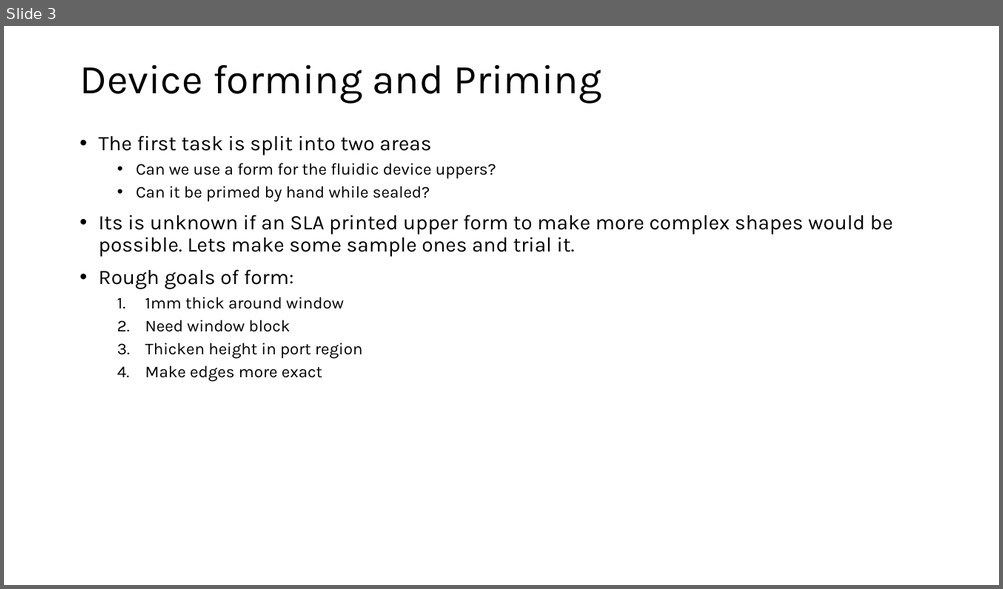
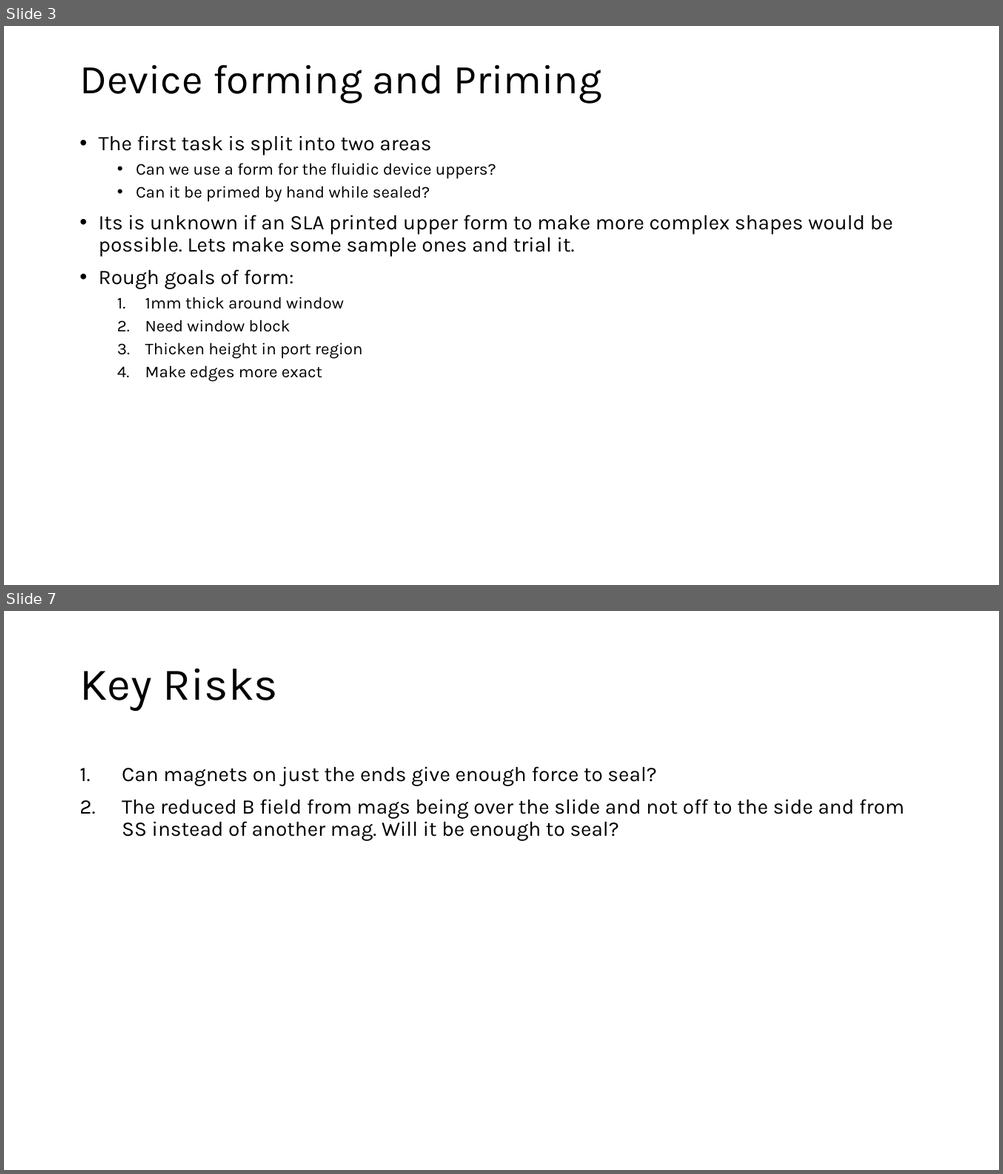
Before and after one commit to mdanderson03/SpectrePlex, a slide deck: Presentation/Commercial Prototype Production.pptx. Shown one above the other, each under a label of ours: slide 3 before the commit, slides 3 and 7 after it; the slides between them are not shown. The pictures are 1003x589 and 1003x1174 pixels, drawn with LibreOffice and Linux fonts; fonts in the diff are those of the drawing. Boxes give left, top, right and bottom in pixels: in the first picture for what was removed or moved away, otherwise in the second. Text is boxed around its words. In the diff, an @@ line names an element or a change of style, - is before the commit and + after.

```diff
--- a/Presentation/Commercial Prototype Production.pptx
+++ b/Presentation/Commercial Prototype Production.pptx
@@ slide 7 added at [4, 611, 999, 1170], background #FFFFFF @@
@@ title added at [79, 668, 278, 711], 44 pt, text #000000 @@
+Key Risks
@@ text added at [122, 766, 904, 841], 20 pt, text #000000 @@
+1. Can magnets on just the ends give enough force to seal?
+2. The reduced B field from mags being over the slide and not off to the side and from SS instead of another mag. Will it be enough to seal?
```
Also in this commit, not shown: 3 other slides added, 2 other files.
